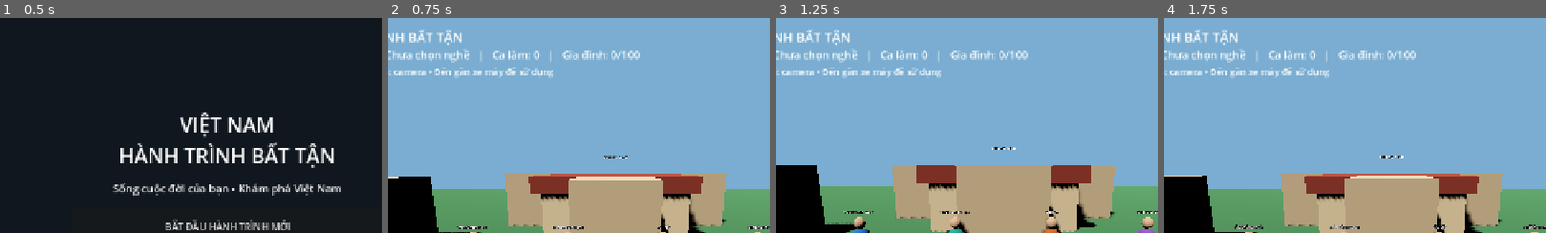
Above: before the commit, frames 1-4 (left to right).
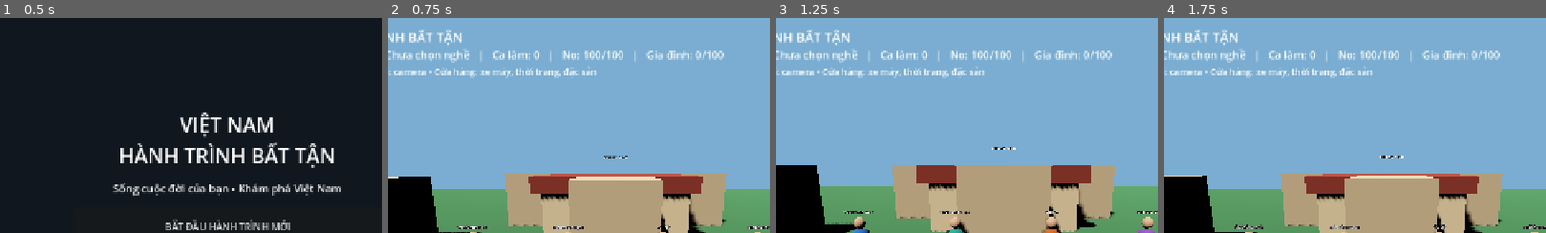
Above: after the commit, the same moments.

Repository: temu838655-dev/Vi-t-Nam-Du-L-ch
Game: Godot game, scene res://scenes/main.tscn
Two runs of this game, one before a commit and one after it. Both use one fixed random seed, a clock stepped at 60 frames per second and the inputs below.
Inputs:
- Up to frame 1 (0.5 s): no input
- Up to frame 2 (0.75 s): click "BẮT ĐẦU HÀNH TRÌNH MỚI" at 0.5 s
- Up to frame 3 (1.25 s): no input
- Up to frame 4 (1.75 s): click "NHẢY" at 1.25 s
The pictures show only the part of the screen within x 20-70%, y 0-50%; the shares and areas given below are measured in that part.

Frame 1 is identical in both runs. In frame 2, 1.8% of the frame differs, in the area x 12-88%, y 15-28%; in frame 3, 1.8%; in frame 4, 1.8%.

Commit message:
Add interactive vehicle fashion and Vietnamese food shop UI

Diff:
--- a/Godot/scripts/mobile_hud.gd
+++ b/Godot/scripts/mobile_hud.gd
@@ -10,30 +10,36 @@
 var joystick_base: Panel
 var joystick_knob: Panel
 var interact_button: Button
+var ui_root: Control
+var shop_overlay: Control
+var shop_items_container: VBoxContainer
+var current_shop_type := ""
+var current_shop_name := ""
 
 func _ready() -> void:
+	add_to_group("shop_ui")
 	player = get_parent().get_node_or_null("Player")
-	var root := Control.new()
-	root.set_anchors_and_offsets_preset(Control.PRESET_FULL_RECT)
-	root.mouse_filter = Control.MOUSE_FILTER_IGNORE
-	add_child(root)
+	ui_root = Control.new()
+	ui_root.set_anchors_and_offsets_preset(Control.PRESET_FULL_RECT)
+	ui_root.mouse_filter = Control.MOUSE_FILTER_IGNORE
+	add_child(ui_root)
 
 	var title := Label.new()
 	title.text = "VIỆT NAM – HÀNH TRÌNH BẤT TẬN"
 	title.position = Vector2(24, 16)
 	title.add_theme_font_size_override("font_size", 22)
-	root.add_child(title)
+	ui_root.add_child(title)
 
 	status_label = Label.new()
 	status_label.position = Vector2(24, 48)
 	status_label.add_theme_font_size_override("font_size", 18)
-	root.add_child(status_label)
+	ui_root.add_child(status_label)
 
 	var help := Label.new()
-	help.text = "Cần trái: đi bộ / lái xe • Vuốt phải: camera • Đến gần xe máy để sử dụng"
+	help.text = "Cần trái: đi bộ / lái xe • Vuốt phải: camera • Cửa hàng: xe máy, thời trang, đặc sản"
 	help.position = Vector2(24, 78)
 	help.add_theme_font_size_override("font_size", 15)
-	root.add_child(help)
+	ui_root.add_child(help)
 
 	# A visible, movable virtual joystick follows the first touch on the left side.
 	joystick_base = Panel.new()
@@ -46,7 +52,7 @@
 	base_style.set_border_width_all(2)
 	base_style.set_corner_radius_all(80)
 	joystick_base.add_theme_stylebox_override("panel", base_style)
-	root.add_child(joystick_base)
+	ui_root.add_child(joystick_base)
 	var initial_viewport_size := get_viewport().get_visible_rect().size
 	joystick_base.position = Vector2(42.0, maxf(8.0, initial_viewport_size.y - 202.0))
 
@@ -69,7 +75,7 @@
 	jump_button.position = Vector2(-125, -110)
 	jump_button.set_anchors_preset(Control.PRESET_BOTTOM_RIGHT)
 	jump_button.pressed.connect(_jump)
-	root.add_child(jump_button)
+	ui_root.add_child(jump_button)
 
 	interact_button = Button.new()
 	interact_button.text = "TƯƠNG TÁC"
@@ -77,7 +83,7 @@
 	interact_button.position = Vector2(-270, -110)
 	interact_button.set_anchors_preset(Control.PRESET_BOTTOM_RIGHT)
 	interact_button.pressed.connect(_interact)
-	root.add_child(interact_button)
+	ui_root.add_child(interact_button)
 
 	message_label = Label.new()
 	message_label.position = Vector2(-280, -205)
@@ -91,7 +97,7 @@
 	message_label.add_theme_color_override("font_shadow_color", Color(0, 0, 0, 0.9))
 	message_label.add_theme_constant_override("shadow_offset_x", 2)
 	message_label.add_theme_constant_override("shadow_offset_y", 2)
-	root.add_child(message_label)
+	ui_root.add_child(message_label)
 
 	if player and player.has_signal("interaction_message"):
 		player.interaction_message.connect(_show_message)
@@ -102,10 +108,11 @@
 
 func _update_status() -> void:
 	if status_label:
-		status_label.text = "Ví: %s VNĐ   |   Nghề: %s   |   Ca làm: %d   |   Gia đình: %d/100" % [
+		status_label.text = "Ví: %s VNĐ   |   Nghề: %s   |   Ca làm: %d   |   No: %d/100   |   Gia đình: %d/100" % [
 			_format_money(GameState.wallet_vnd),
 			GameState.selected_career,
 			GameState.completed_work_shifts,
+			GameState.satiety,
 			GameState.family_affection
 		]
 	if interact_button and player and player.has_method("is_riding_vehicle"):
@@ -127,43 +134,136 @@
 	_update_status()
 
 func _jump() -> void:
-	if player and player.is_on_floor():
+	if player and player.is_on_floor() and not player.is_riding_vehicle():
 		player.velocity.y = 6.0
 
 func _interact() -> void:
 	if player:
 		player.interact_nearby()
 
-func _unhandled_input(event: InputEvent) -> void:
-	if event is InputEventScreenTouch:
-		if event.pressed:
-			if event.position.x < get_viewport().get_visible_rect().size.x * 0.45 and joystick_touch == -1:
-				joystick_touch = event.index
-				var viewport_size := get_viewport().get_visible_rect().size
-				var base_position: Vector2 = event.position - joystick_base.size * 0.5
-				base_position.x = clampf(base_position.x, 8.0, viewport_size.x - joystick_base.size.x - 8.0)
-				base_position.y = clampf(base_position.y, 8.0, viewport_size.y - joystick_base.size.y - 8.0)
-				joystick_base.position = base_position
-				joystick_origin = event.position
-				joystick_knob.position = (joystick_base.size - joystick_knob.size) * 0.5
-			elif look_touch == -1:
-				look_touch = event.index
-		else:
-			if event.index == joystick_touch:
-				joystick_touch = -1
-				if player:
-					player.set_mobile_move(Vector2.ZERO)
-				move_vector = Vector2.ZERO
-				if is_instance_valid(joystick_knob):
-					joystick_knob.position = (joystick_base.size - joystick_knob.size) * 0.5
-			if event.index == look_touch:
-				look_touch = -1
-	elif event is InputEventScreenDrag:
-		if event.index == joystick_touch:
-			move_vector = (event.position - joystick_origin).limit_length(58.0) / 58.0
-			joystick_knob.position = (joystick_base.size - joystick_knob.size) * 0.5 + move_vector * 46.0
-			if player:
-				player.set_mobile_move(move_vector)
-		elif event.index == look_touch:
-			if player:
-				player.add_mobile_look(event.relative)
+func open_shop(shop_type: String, shop_name: String) -> void:
+	current_shop_type = shop_type
+	current_shop_name = shop_name
+	if is_instance_valid(shop_overlay):
+		shop_overlay.queue_free()
+	shop_overlay = Control.new()
+	shop_overlay.name = "ShopOverlay"
+	shop_overlay.set_anchors_and_offsets_preset(Control.PRESET_FULL_RECT)
+	shop_overlay.mouse_filter = Control.MOUSE_FILTER_STOP
+	ui_root.add_child(shop_overlay)
+
+	var shade := ColorRect.new()
+	shade.color = Color(0.015, 0.025, 0.04, 0.88)
+	shade.set_anchors_and_offsets_preset(Control.PRESET_FULL_RECT)
+	shop_overlay.add_child(shade)
+
+	var panel := PanelContainer.new()
+	panel.set_anchors_preset(Control.PRESET_CENTER)
+	panel.position = Vector2(-440, -300)
+	panel.size = Vector2(880, 600)
+	shop_overlay.add_child(panel)
+
+	var layout := VBoxContainer.new()
+	layout.add_theme_constant_override("separation", 12)
+	panel.add_child(layout)
+
+	var header := HBoxContainer.new()
+	layout.add_child(header)
+	var heading := Label.new()
+	heading.text = current_shop_name
+	heading.size_flags_horizontal = Control.SIZE_EXPAND_FILL
+	heading.add_theme_font_size_override("font_size", 28)
+	header.add_child(heading)
+	var close_button := Button.new()
+	close_button.text = "ĐÓNG"
+	close_button.custom_minimum_size = Vector2(110, 48)
+	close_button.pressed.connect(_close_shop)
+	header.add_child(close_button)
+
+	var balance := Label.new()
+	balance.name = "ShopBalance"
+	balance.text = "Số dư: %s VNĐ" % _format_money(GameState.wallet_vnd)
+	balance.add_theme_font_size_override("font_size", 19)
+	layout.add_child(balance)
+
+	var note := Label.new()
+	note.text = _shop_description(shop_type)
+	note.autowrap_mode = TextServer.AUTOWRAP_WORD_SMART
+	layout.add_child(note)
+
+	var scroll := ScrollContainer.new()
+	scroll.size_flags_vertical = Control.SIZE_EXPAND_FILL
+	scroll.size_flags_horizontal = Control.SIZE_EXPAND_FILL
+	layout.add_child(scroll)
+	shop_items_container = VBoxContainer.new()
+	shop_items_container.size_flags_horizontal = Control.SIZE_EXPAND_FILL
+	shop_items_container.add_theme_constant_override("separation", 8)
+	scroll.add_child(shop_items_container)
+	_refresh_shop_items()
+
+func _shop_description(shop_type: String) -> String:
+	match shop_type:
+		"vehicle":
+			return "Chọn xe máy phổ biến tại Việt Nam. Giá là giá mô phỏng trong game; mua xe sẽ thêm phương tiện gần nhân vật."
+		"clothing":
+			return "Thử phong cách đời thường Việt Nam. Trang phục mua được sẽ lưu vào tủ đồ và mặc ngay."
+		"food":
+			return "Thưởng thức món ăn và đặc sản từ nhiều vùng miền. Mỗi món giúp nhân vật no hơn."
+	return ""
+
+func _refresh_shop_items() -> void:
+	if not is_instance_valid(shop_items_container):
+		return
+	for child in shop_items_container.get_children():
+		child.queue_free()
+	for item in GameState.get_catalog(current_shop_type):
+		var item_id := str(item.get("id", ""))
+		var row := HBoxContainer.new()
+		row.custom_minimum_size = Vector2(0, 78)
+		shop_items_container.add_child(row)
+
+		var details := VBoxContainer.new()
+		details.size_flags_horizontal = Control.SIZE_EXPAND_FILL
+		row.add_child(details)
+		var item_title := Label.new()
+		item_title.text = str(item.get("name", "Sản phẩm"))
+		item_title.add_theme_font_size_override("font_size", 19)
+		details.add_child(item_title)
+		var description := Label.new()
+		description.text = "%s  •  %s VNĐ" % [str(item.get("description", "")), _format_money(int(item.get("price", 0)))]
+		description.autowrap_mode = TextServer.AUTOWRAP_WORD_SMART
+		description.add_theme_font_size_override("font_size", 14)
+		details.add_child(description)
+
+		var action := Button.new()
+		action.custom_minimum_size = Vector2(150, 56)
+		var owned := GameState.is_item_owned(current_shop_type, item_id)
+		match current_shop_type:
+			"vehicle":
+				action.text = "LẤY XE" if owned else "MUA XE"
+			"clothing":
+				action.text = "MẶC" if owned else "MUA & MẶC"
+			"food":
+				action.text = "MUA & ĂN"
+		action.pressed.connect(_purchase_shop_item.bind(current_shop_type, item_id))
+		row.add_child(action)
+
+func _purchase_shop_item(shop_type: String, item_id: String) -> void:
+	var result: Dictionary = GameState.purchase_item(shop_type, item_id)
+	_show_message(str(result.get("message", "Giao dịch hoàn tất.")))
+	if bool(result.get("ok", false)):
+		var item: Dictionary = result.get("item", {})
+		if shop_type == "vehicle" and player and player.has_method("spawn_owned_vehicle"):
+			player.spawn_owned_vehicle(str(item.get("name", "Xe máy")), item.get("color", Color(0.8, 0.1, 0.1)))
+		elif shop_type == "clothing" and player and player.has_method("apply_outfit"):
+			player.apply_outfit(GameState.equipped_clothes)
+		_refresh_shop_items()
+		var balance := shop_overlay.find_child("ShopBalance", true, false)
+		if balance is Label:
+			balance.text = "Số dư: %s VNĐ" % _format_money(GameState.wallet_vnd)
+		GameState.save_game(player.global_position, player.rotation.y)
+
+func _close_shop() -> void:
+	if is_instance_valid(shop_overlay):
+		shop_overlay.queue_free()
+	shop_overlay = null
